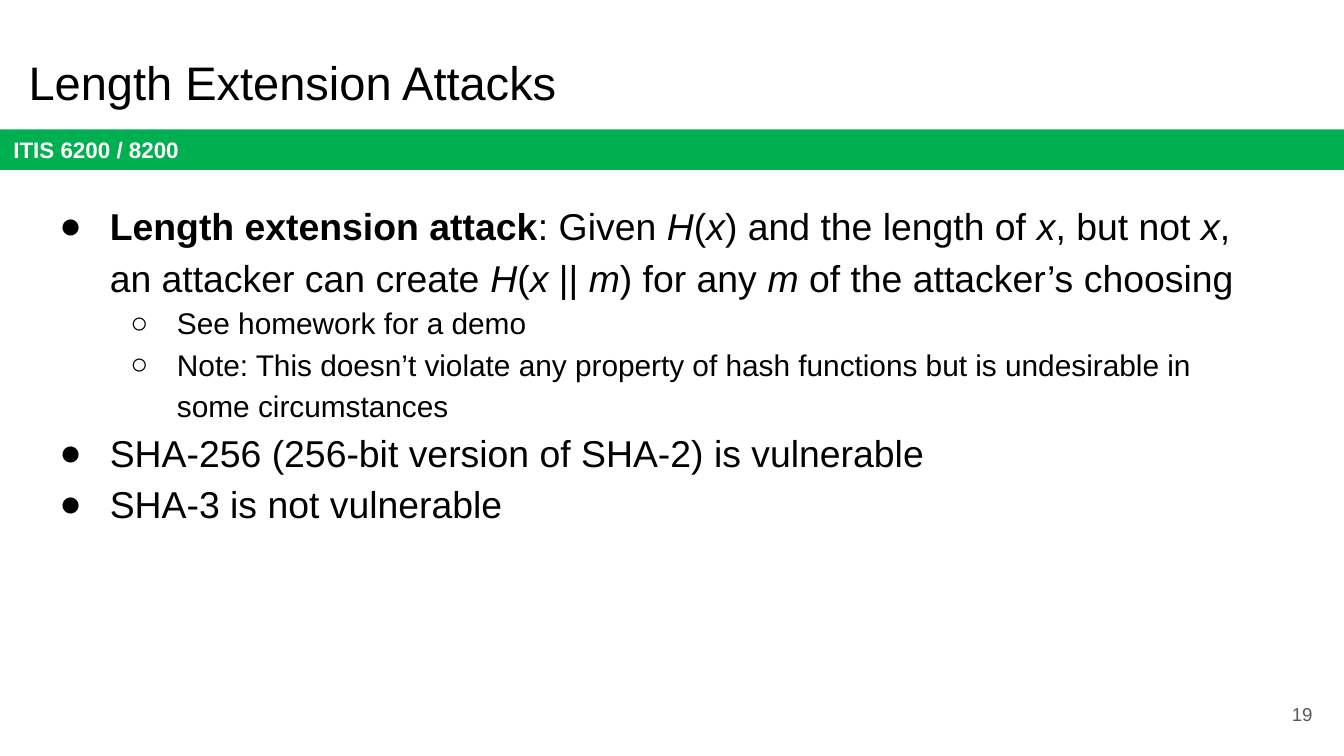
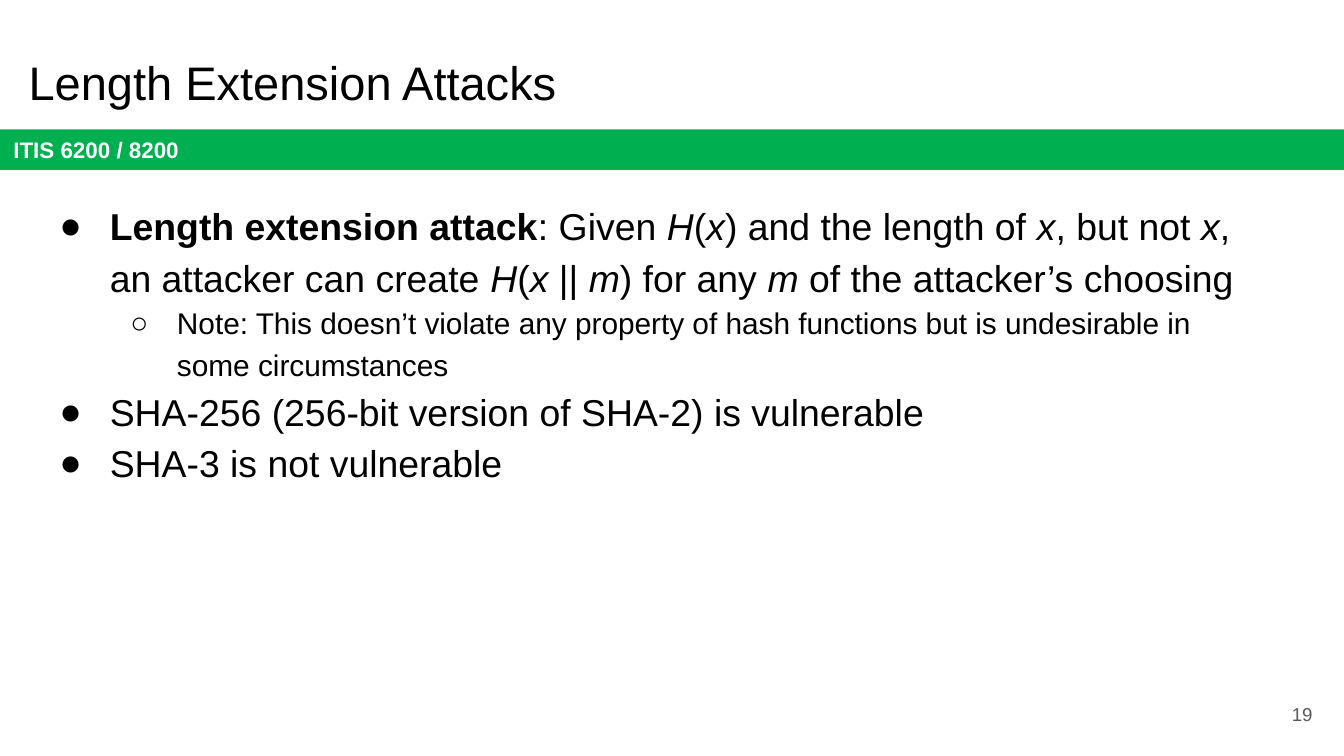
Before and after one commit to jx5c/github.io, a slide deck: slide 19 of teaching/ITIS6200/2023fa/lectures/lec04.pptx. Drawn at 1344x756 pixels with LibreOffice and Linux fonts; fonts in the diff are those of the drawing. Boxes give left, top, right and bottom in pixels: in the first picture for what was removed or moved away, otherwise in the second. Text is boxed around its words. In the diff, an @@ line names an element or a change of style, - is before the commit and + after.

```diff
--- a/teaching/ITIS6200/2023fa/lectures/lec04.pptx
+++ b/teaching/ITIS6200/2023fa/lectures/lec04.pptx
@@ text at (x1=177, y1=312, x2=527, y2=335): paragraph removed @@
-  ○ See homework for a demo
```
Also in this commit, not shown: 2 other files.
